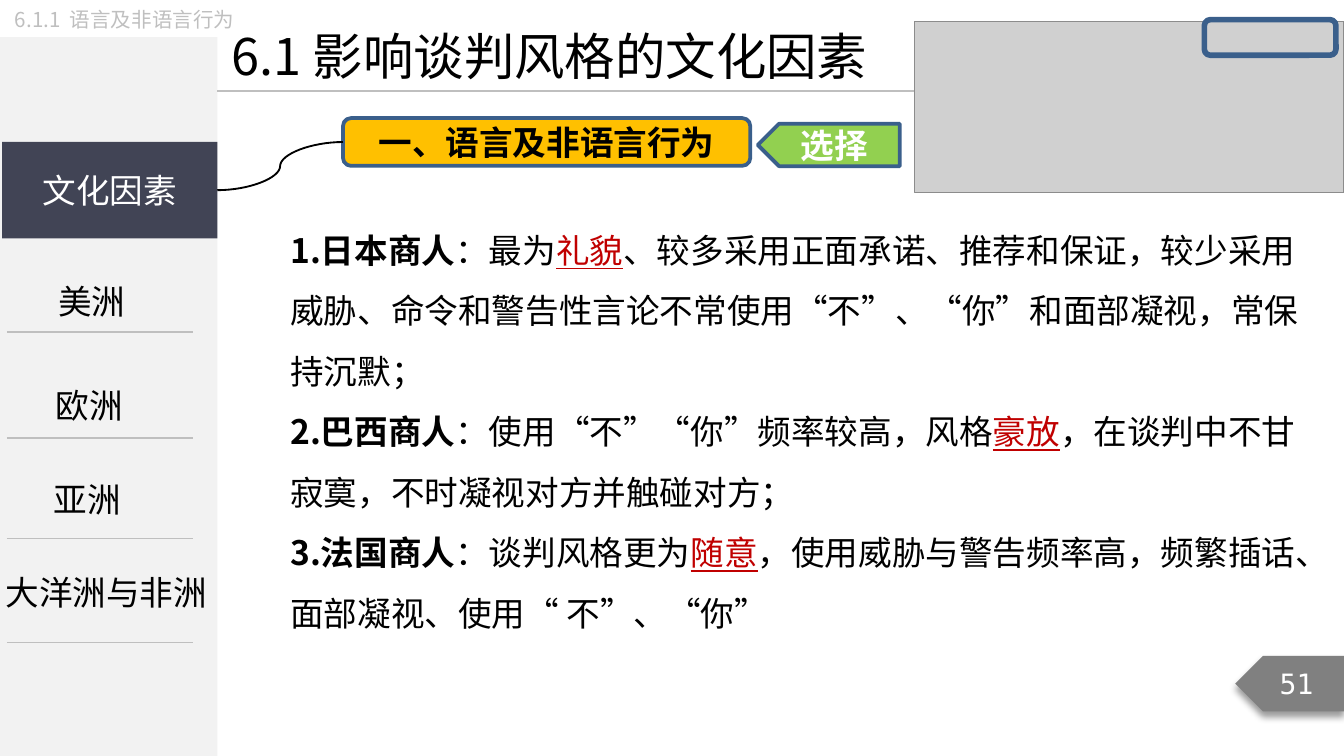
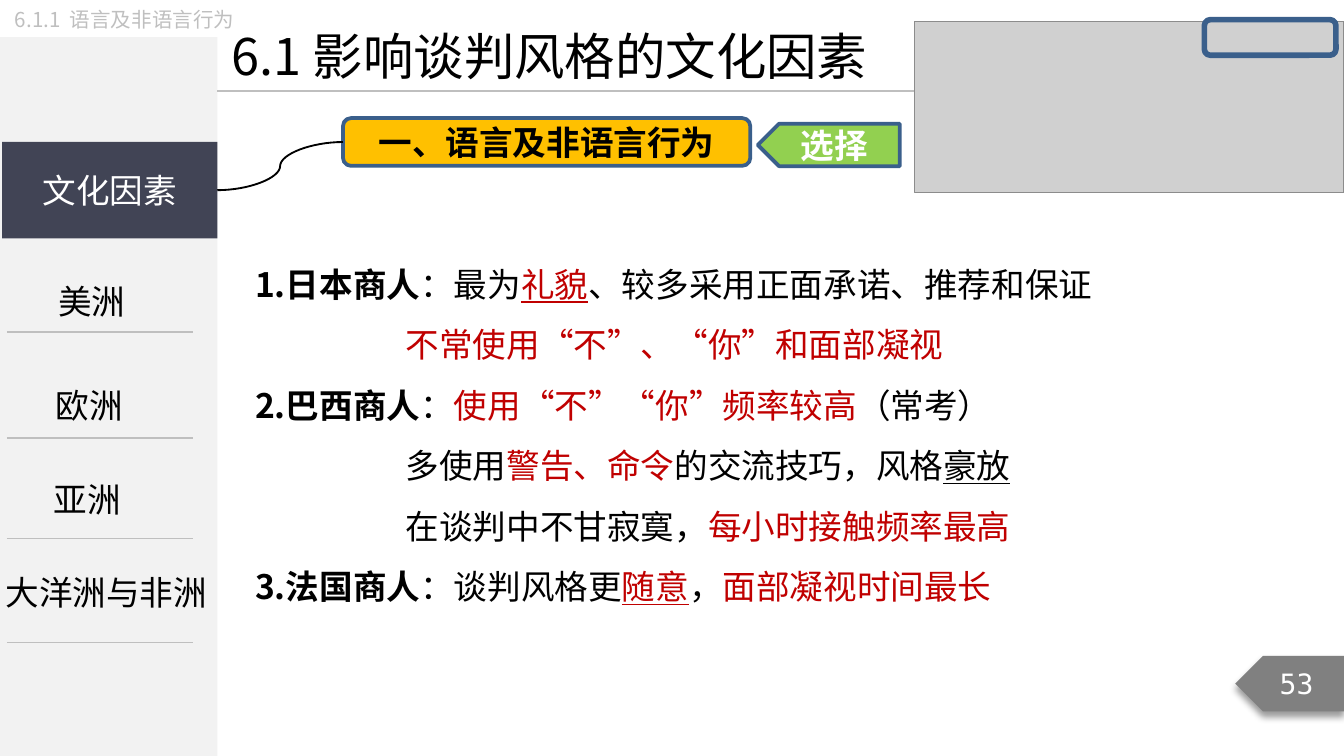
Before and after one commit to Call-me-zhy/tangtang, a slide deck: slide 53 of 3 国际商务谈判/课件/国际商务谈判精讲6.pptx (slide 51 before the commit). Drawn at 1344x756 pixels with LibreOffice and Linux fonts; fonts in the diff are those of the drawing; grey boxes stand for pictures. Boxes give left, top, right and bottom in pixels: in the first picture for what was removed or moved away, otherwise in the second. Text is boxed around its words. In the diff, an @@ line names an element or a change of style, - is before the commit and + after.

Commit message:
新增课件 国际商务谈判精讲7

```diff
--- a/3 国际商务谈判/课件/国际商务谈判精讲6.pptx
+++ b/3 国际商务谈判/课件/国际商务谈判精讲6.pptx
@@ text at (x1=255, y1=268, x2=1092, y2=605): text changed @@
-1.日本商人：最为礼貌、较多采用正面承诺、推荐和保证，较少采用威胁、命令和警告性言论不常使用“不”、“你”和面部凝视，常保持沉默；
-2.巴西商人：使用“不”“你”频率较高，风格豪放，在谈判中不甘寂寞，不时凝视对方并触碰对方；
-3.法国商人：谈判风格更为随意，使用威胁与警告频率高，频繁插话、面部凝视、使用“ 不”、“你”
+1.日本商人：最为礼貌、较多采用正面承诺、推荐和保证
+不常使用“不”、“你”和面部凝视
+2.巴西商人：使用“不”“你”频率较高（常考）
+多使用警告、命令的交流技巧，风格豪放
+在谈判中不甘寂寞，每小时接触频率最高
+3.法国商人：谈判风格更随意，面部凝视时间最长
@@ page number at (x1=1280, y1=673, x2=1314, y2=695): text changed @@
-51
+53
```
Also in this commit, not shown: 43 other slides changed, 3 slides added, 7 slides removed, 9 other files.
